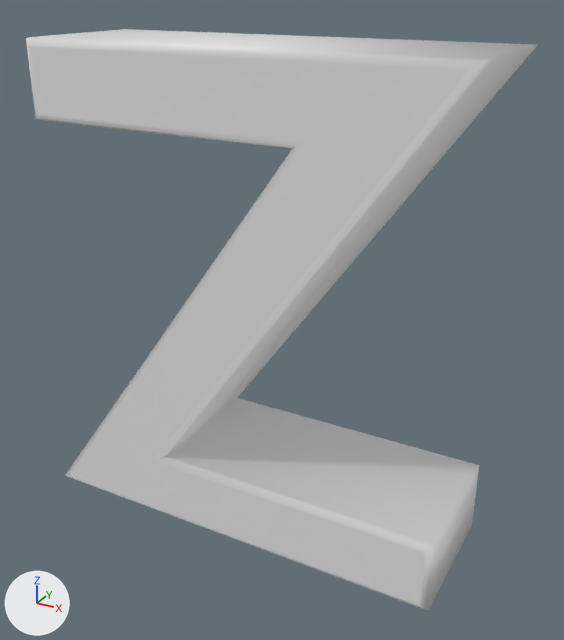
What one commit did to the Blender file Alphabet.blend.
One viewpoint serves both versions: a 50 mm lens placed at (0.533, -0.9, 0.765), pointed at (0.036, 0.005, 0.313). Lighting does not change. The marker at lower left points along +X, +Y and +Z.

In view in the first picture: 'Text'.
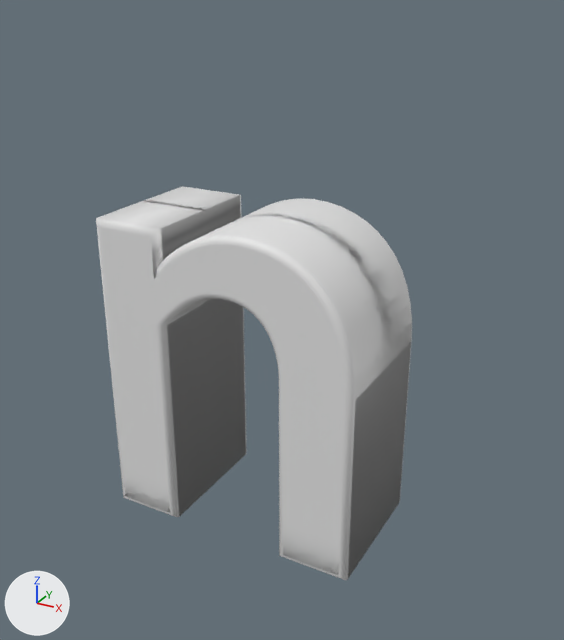
Changed parts and their boxes [x1, y1, x2, y2] in the pictures (564 x 640 px):
'Text', text changed: before [26, 29, 537, 610]; after [96, 187, 412, 580]
'Text.028', added: after [96, 186, 412, 580]

Patch to the scene script:
```diff
--- a/Alphabet.blend.py
+++ b/Alphabet.blend.py
@@ me_text_029 @@
+me_text_029.from_pydata(...)  # 798 vertices, 737 faces; spans x -0.199..0.199, y -0.11..0.11, z -0.01..0.468
@@ txt_text_003 @@
 txt_text_003 = bpy.data.curves.new('Text.003', 'FONT')
-txt_text_003.body = 'Z'
+txt_text_003.body = 'n'
 txt_text_003.bevel_profile.use_clip = True
@@ ob_text_028 @@
+ob_text_028 = bpy.data.objects.new('Text.028', me_text_029)
+ob_text_028.location = (0.0, 0.0, 0.0)
```
